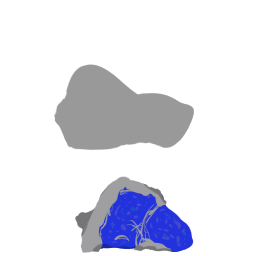
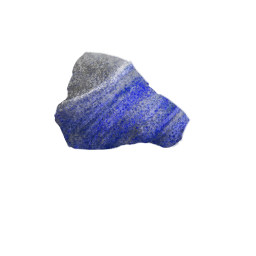
Layered file, before and after one edit (256×256). Changes by layer:
added layer "Patterning" (multiply) in group "Mine" over (54, 51, 128, 128)
added layer "Separation" (78%) in group "Mine" over (54, 51, 192, 192)
added layer "Shine" (screen) in group "Mine" over (54, 51, 194, 192)
added layer "Blue" in group "Mine" over (54, 51, 194, 253)
added layer "Shadows" in group "Mine" over (54, 51, 194, 192)
added layer "Highlighted plane" in group "Mine" over (54, 51, 194, 192)
renamed "Paint Layer 5" to "Base", painted on it over (54, 51, 194, 192)
hid group "Thari" (4 layers) over (54, 51, 194, 253)
